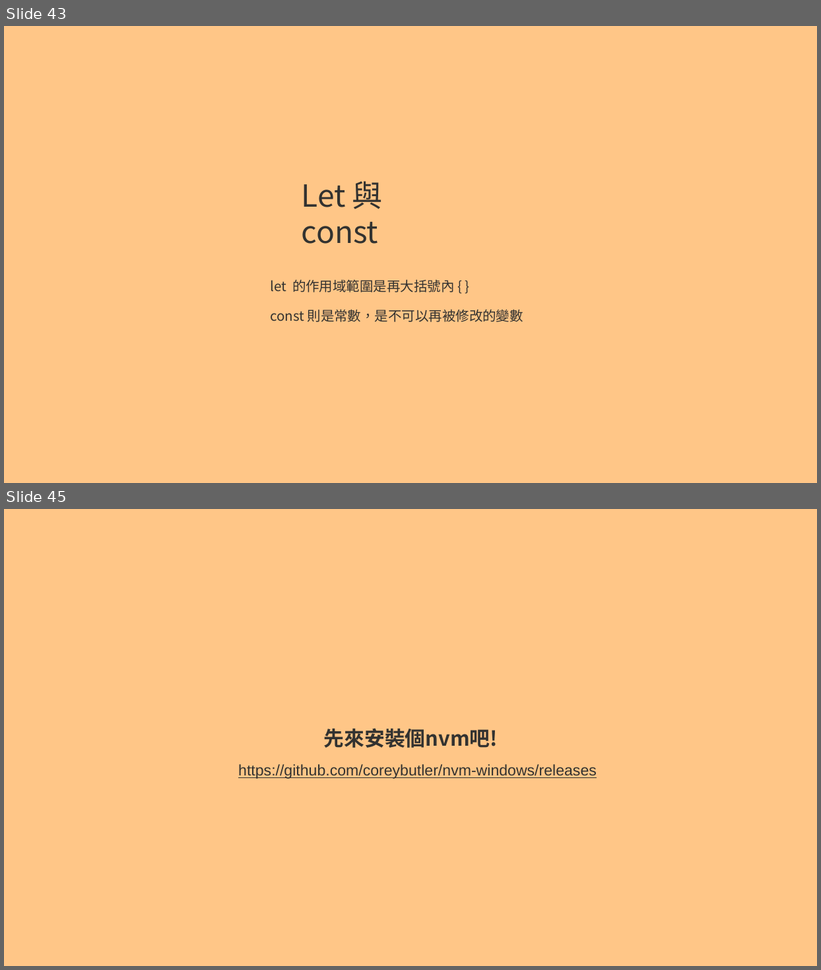
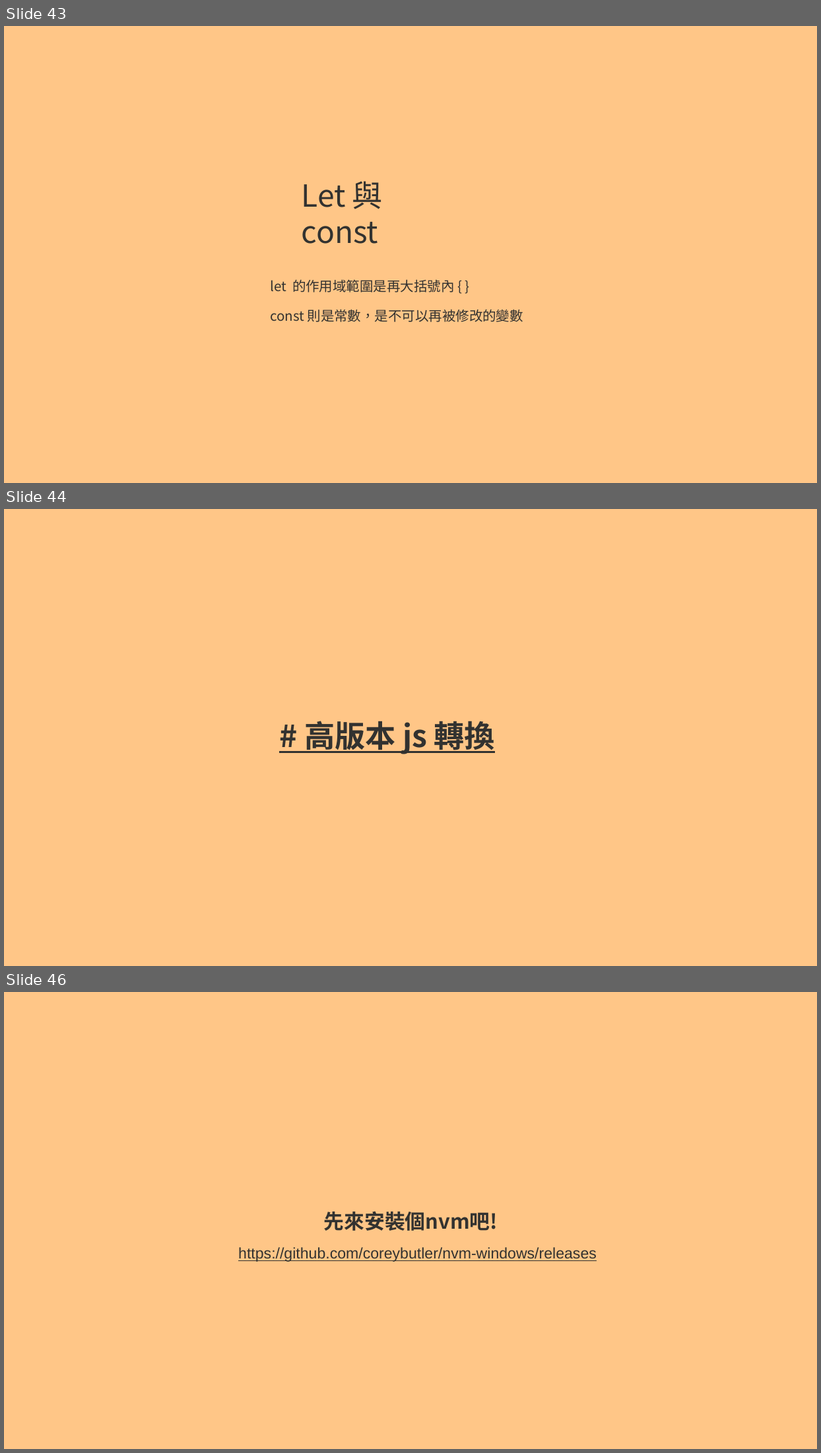
Before and after one commit to a23246542/JS_course_Intermediate_example, a slide deck: 現代 JavaScript 職人之路｜ 中階篇.pptx. Shown one above the other, each under a label of ours: slides 43 and 45 before the commit, slides 43, 44 and 46 after it; the slides between them are not shown. The pictures are 821x970 and 821x1453 pixels, drawn with LibreOffice and Linux fonts; fonts in the diff are those of the drawing. Boxes give left, top, right and bottom in pixels: in the first picture for what was removed or moved away, otherwise in the second. Text is boxed around its words. In the diff, an @@ line names an element or a change of style, - is before the commit and + after.

Commit message:
ppt

```diff
--- a/現代 JavaScript 職人之路｜ 中階篇.pptx
+++ b/現代 JavaScript 職人之路｜ 中階篇.pptx
@@ slide 44 added at (x1=4, y1=509, x2=817, y2=966), background #FFC687 @@
@@ text added at (x1=304, y1=716, x2=495, y2=755), 36 pt, text #323230, bold, underline @@
+# 高版本 js 轉換
@@ what was slide 45 is now slide 46 @@
```
